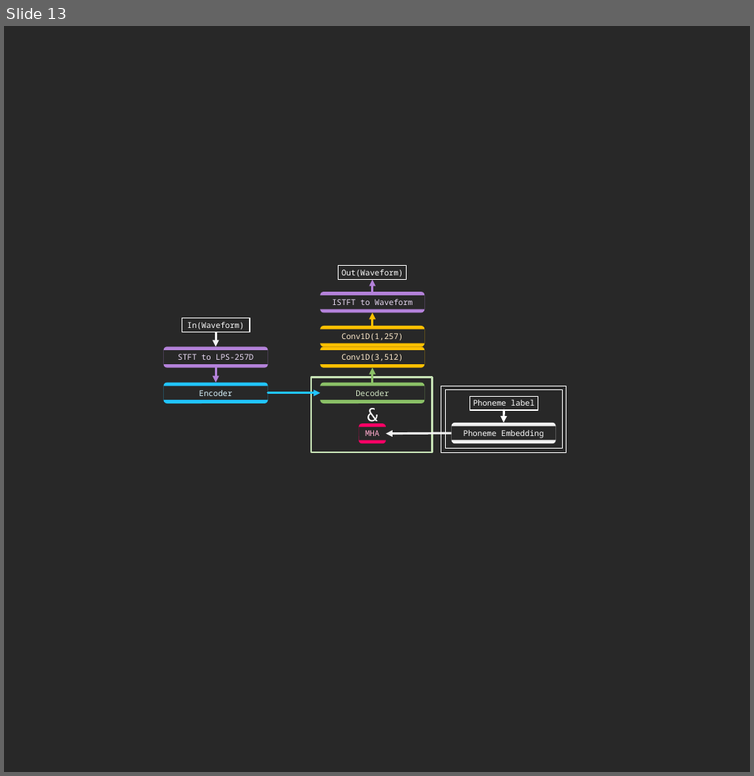
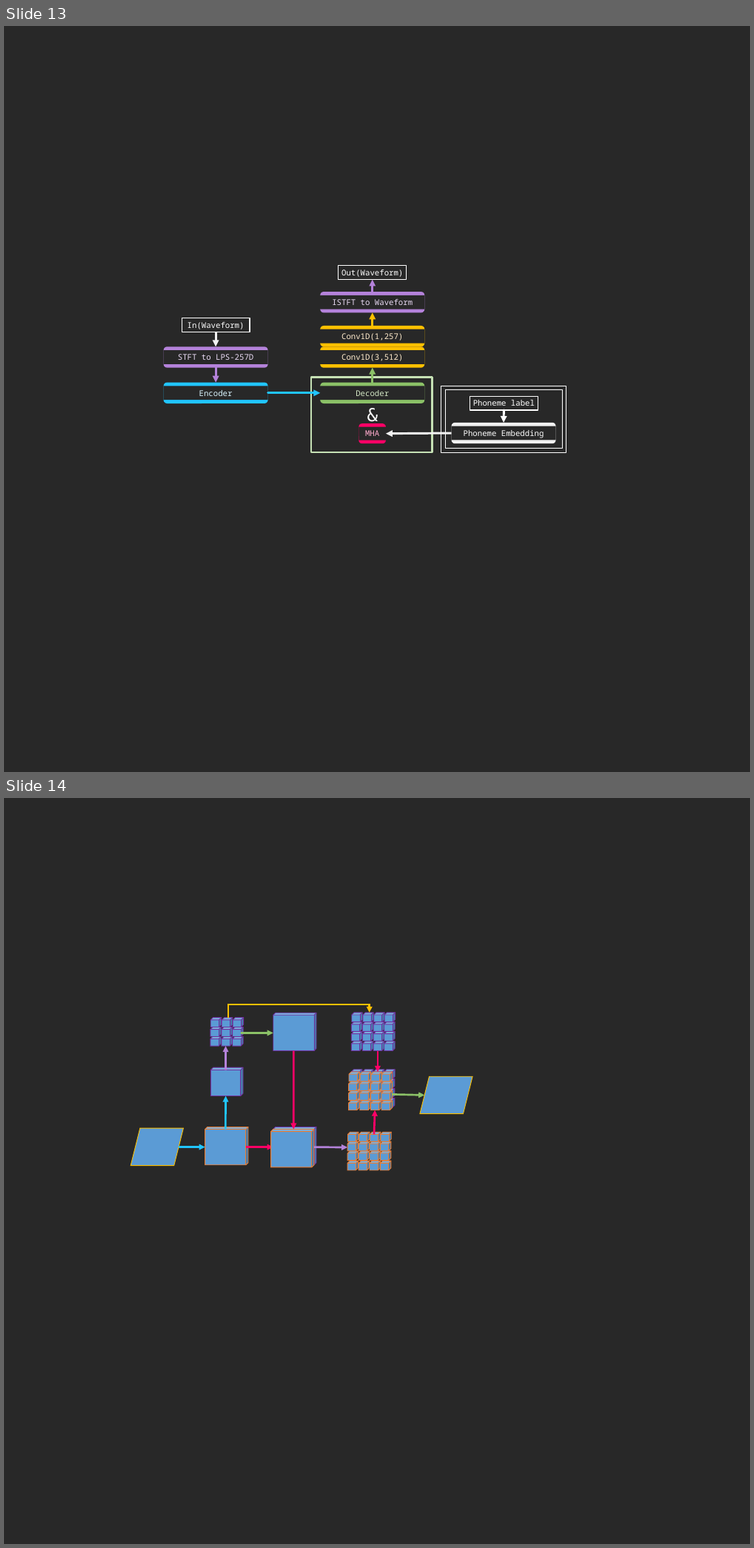
Before and after one commit to toonnyy8/ncku, a slide deck: slp&i/medium/img.pptx. Shown one above the other, each under a label of ours: slide 13 before the commit, slides 13 and 14 after it. The pictures are 754x776 and 754x1548 pixels, drawn with LibreOffice and Linux fonts; fonts in the diff are those of the drawing. Boxes give left, top, right and bottom in pixels: in the first picture for what was removed or moved away, otherwise in the second. Text is boxed around its words. In the diff, an @@ line names an element or a change of style, - is before the commit and + after.

```diff
--- a/slp&i/medium/img.pptx
+++ b/slp&i/medium/img.pptx
@@ slide 14 added at box(4, 798, 750, 1544), background #282828 @@
@@ elbow arrow added from (228, 1018) to (370, 1013), #FFC000 4.5 pt @@
@@ group added at box(210, 1018, 243, 1046): 9 cubes @@
@@ cube added at box(273, 1013, 316, 1050), fill #5B9BD5, outline #7030A0 1.5 pt @@
@@ arrow added from (241, 1033) to (273, 1033), #8BC167 4.5 pt @@
@@ group added at box(351, 1013, 395, 1050): 16 cubes @@
@@ arrow added from (226, 1070) to (226, 1046), #B482DA 4.5 pt @@
@@ arrow added from (293, 1050) to (293, 1130), #FF0066 4.5 pt @@
@@ arrow added from (378, 1050) to (378, 1072), #FF0066 4.5 pt @@
@@ cube added at box(211, 1067, 243, 1095), fill #5B9BD5, outline #7030A0 1.5 pt @@
@@ parallelogram added at box(420, 1076, 472, 1114), fill #5B9BD5, outline #FFC000 1.5 pt @@
@@ arrow added from (225, 1130) to (226, 1095), #21C5FF 4.5 pt @@
@@ group added at box(349, 1070, 395, 1110): 32 cubes @@
@@ arrow added from (392, 1094) to (424, 1095), #8BC167 4.5 pt @@
@@ parallelogram added at box(131, 1128, 183, 1166), fill #5B9BD5, outline #FFC000 1.5 pt @@
@@ cube added at box(205, 1127, 248, 1165), fill #5B9BD5, outline #ED7D31 1.5 pt @@
@@ cube added at box(271, 1130, 314, 1167), fill #5B9BD5, outline #ED7D31 1.5 pt @@
@@ cube added at box(273, 1127, 316, 1165), fill #5B9BD5, outline #7030A0 1.5 pt @@
@@ arrow added from (374, 1134) to (375, 1110), #FF0066 4.5 pt @@
@@ arrow added from (179, 1147) to (205, 1147), #21C5FF 4.5 pt @@
@@ arrow added from (246, 1147) to (273, 1147), #FF0066 4.5 pt @@
@@ arrow added from (314, 1147) to (347, 1147), #B482DA 4.5 pt @@
@@ group added at box(347, 1132, 391, 1170): 16 cubes @@
```
Also in this commit, not shown: 5 slides changed, 1 slide removed, 19 other files.
